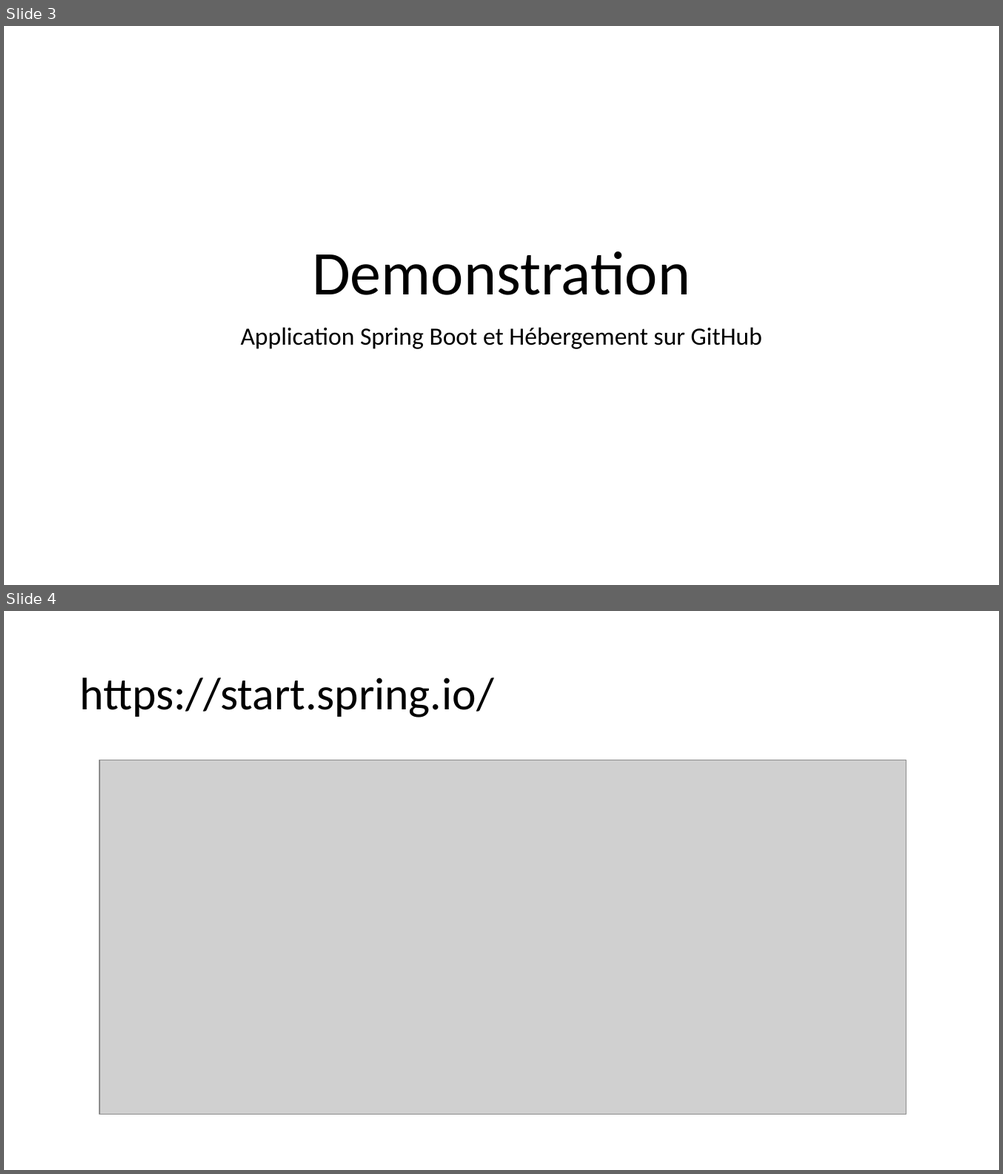
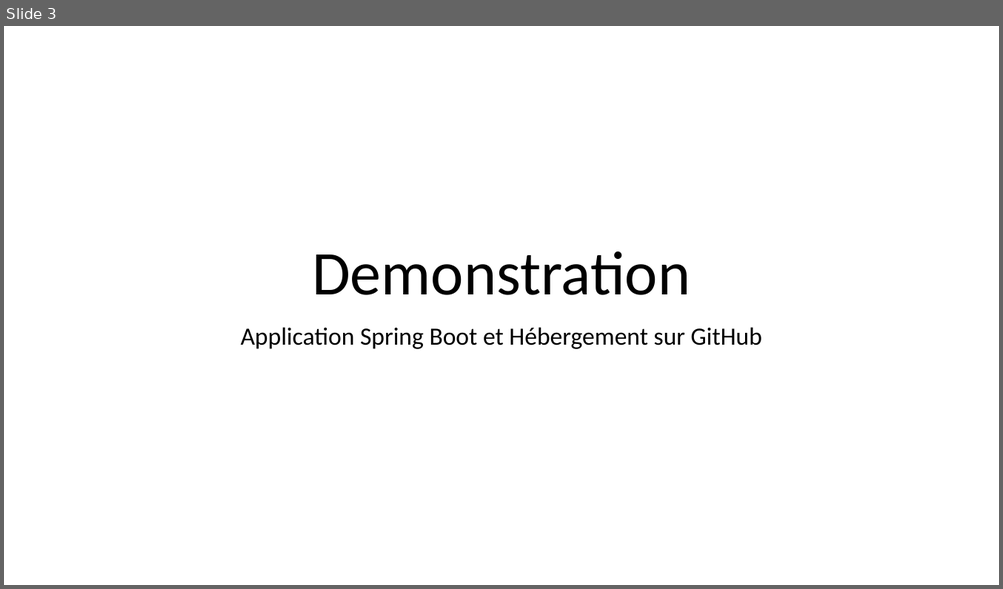
Before and after one commit to aymendr/formation_devOps_prise_en_mains, a slide deck: Chapitre1/Chapitre1-SpringBootApp.pptx. Shown one above the other, each under a label of ours: slides 3 and 4 before the commit, slide 3 after it. The pictures are 1003x1174 and 1003x589 pixels, drawn with LibreOffice and Linux fonts; fonts in the diff are those of the drawing; grey boxes stand for pictures. Boxes give left, top, right and bottom in pixels: in the first picture for what was removed or moved away, otherwise in the second. Text is boxed around its words. In the diff, an @@ line names an element or a change of style, - is before the commit and + after.

```diff
--- a/Chapitre1/Chapitre1-SpringBootApp.pptx
+++ b/Chapitre1/Chapitre1-SpringBootApp.pptx
@@ slide 4 removed at (x1=4, y1=611, x2=999, y2=1170), background #FFFFFF @@
@@ title removed at (x1=79, y1=678, x2=493, y2=718) @@
-https://start.spring.io/
@@ picture removed at (x1=99, y1=760, x2=905, y2=1116) @@
```
Also in this commit, not shown: 6 other files.
